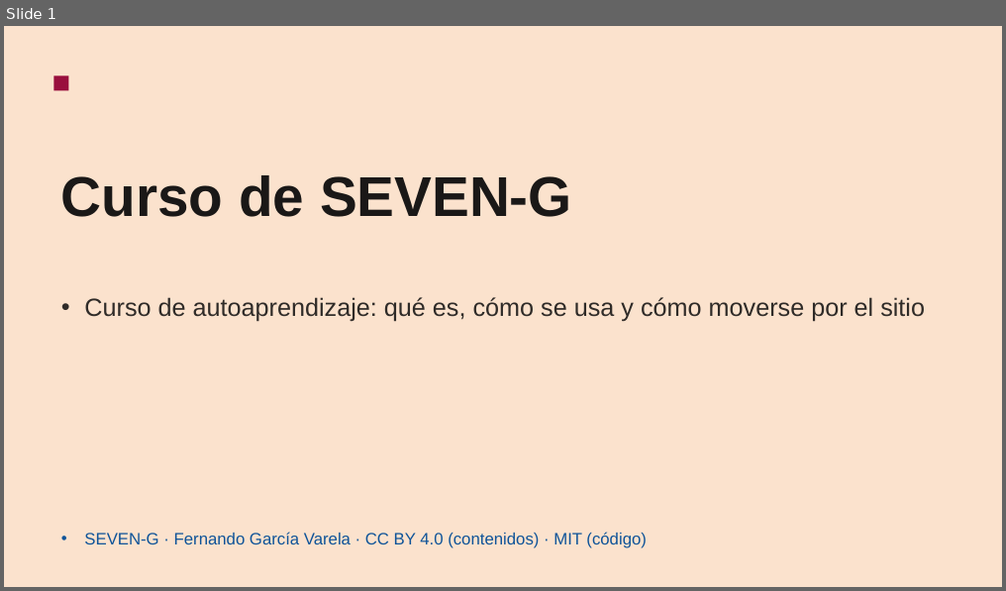
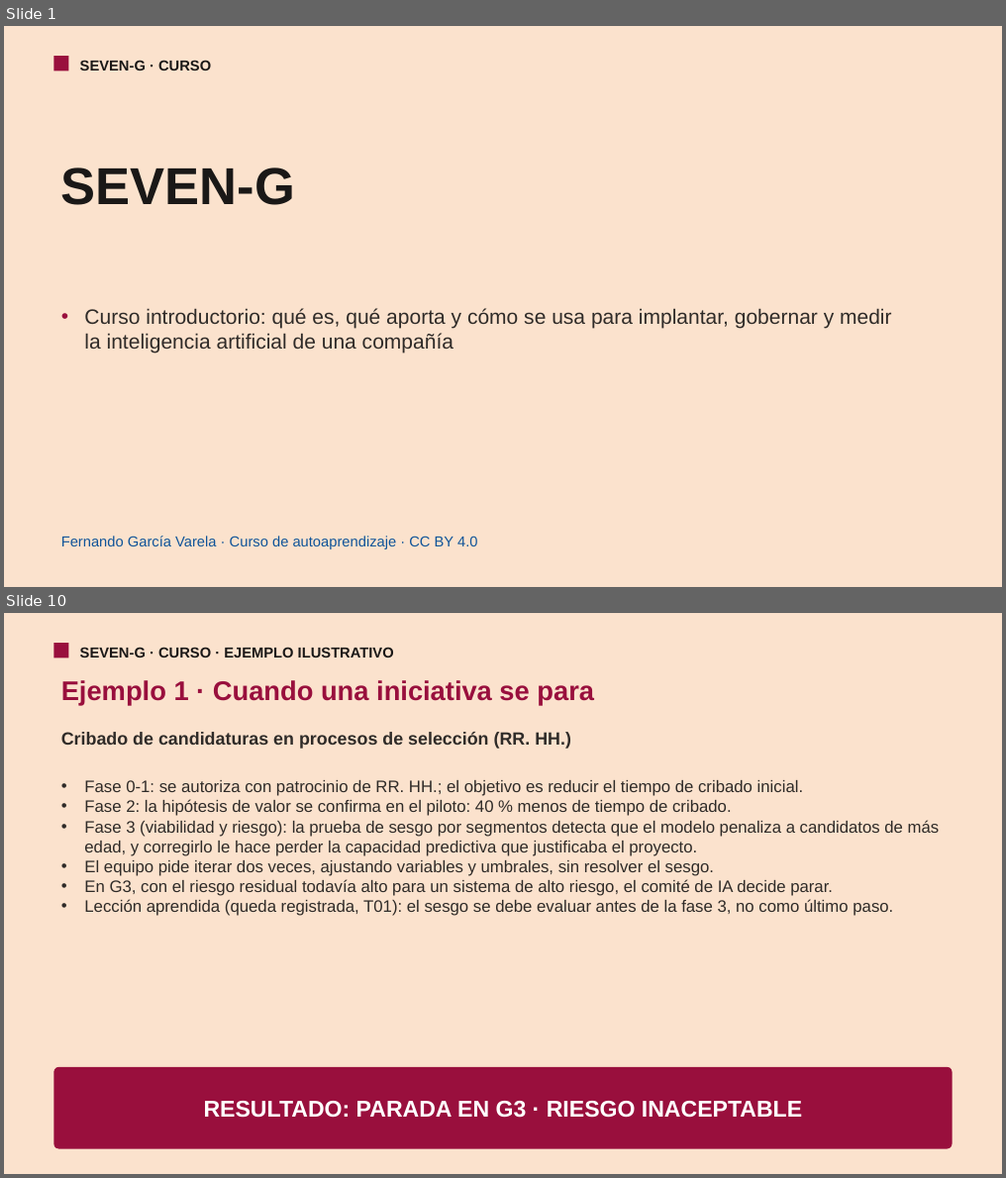
Before and after one commit to seachad/AI_CONSULTING, a slide deck: SEVEN-G/pptx/es/SEVEN-G_Curso.pptx. Shown one above the other, each under a label of ours: slide 1 before the commit, slides 1 and 10 after it; the slides between them are not shown. The pictures are 1006x591 and 1006x1178 pixels, drawn with LibreOffice and Linux fonts; fonts in the diff are those of the drawing. Boxes give left, top, right and bottom in pixels: in the first picture for what was removed or moved away, otherwise in the second. Text is boxed around its words. In the diff, an @@ line names an element or a change of style, - is before the commit and + after.

```diff
--- a/SEVEN-G/pptx/es/SEVEN-G_Curso.pptx
+++ b/SEVEN-G/pptx/es/SEVEN-G_Curso.pptx
@@ slide 10 added at (4, 613, 1002, 1174), background #FBE2CD @@
@@ rectangle added at (54, 643, 69, 658), fill #990F3D @@
@@ text added at (80, 647, 394, 658), 14 pt, text #1A1817, bold @@
+SEVEN-G · CURSO · EJEMPLO ILUSTRATIVO
@@ text added at (61, 680, 594, 705), 26 pt, text #990F3D, bold @@
+Ejemplo 1 · Cuando una iniciativa se para
@@ text added at (61, 732, 571, 749), 17 pt, text #2F2B28, bold @@
+Cribado de candidaturas en procesos de selección (RR. HH.)
@@ text added at (84, 780, 940, 916), 16 pt, text #2F2B28 @@
+• Fase 0-1: se autoriza con patrocinio de RR. HH.; el objetivo es reducir el tiempo de cribado inicial.
+• Fase 2: la hipótesis de valor se confirma en el piloto: 40 % menos de tiempo de cribado.
+• Fase 3 (viabilidad y riesgo): la prueba de sesgo por segmentos detecta que el modelo penaliza a candidatos de más edad, y corregirlo le hace perder la capacidad predictiva que justificaba el proyecto.
+• El equipo pide iterar dos veces, ajustando variables y umbrales, sin resolver el sesgo.
+• En G3, con el riesgo residual todavía alto para un sistema de alto riesgo, el comité de IA decide parar.
+• Lección aprendida (queda registrada, T01): el sesgo se debe evaluar antes de la fase 3, no como último paso.
@@ rounded rectangle added at (54, 1067, 952, 1149), fill #990F3D, 22 pt, text #FFFFFF, bold @@
+RESULTADO: PARADA EN G3 · RIESGO INACEPTABLE
@@ slide 1 changed as well @@
@@ rectangle: place and size @@
-rectangle at (54, 76, 69, 91)
+rectangle at (54, 56, 69, 71)
@@ text added at (80, 60, 211, 71), 14 pt, text #1A1817, bold @@
+SEVEN-G · CURSO
@@ text at (61, 168, 295, 205): text changed; size 54 to 50 pt @@
-Curso de SEVEN-G
+SEVEN-G
@@ text at (84, 308, 892, 354): text changed; size 24 to 20 pt @@
-• Curso de autoaprendizaje: qué es, cómo se usa y cómo moverse por el sitio
+• Curso introductorio: qué es, qué aporta y cómo se usa para implantar, gobernar y medir la inteligencia artificial de una compañía
@@ text at (61, 536, 477, 550): text changed; size 16 to 14 pt @@
-• SEVEN-G · Fernando García Varela · CC BY 4.0 (contenidos) · MIT (código)
+Fernando García Varela · Curso de autoaprendizaje · CC BY 4.0
```
Also in this commit, not shown: 15 other slides added, 11 slides removed, 2 other files.
